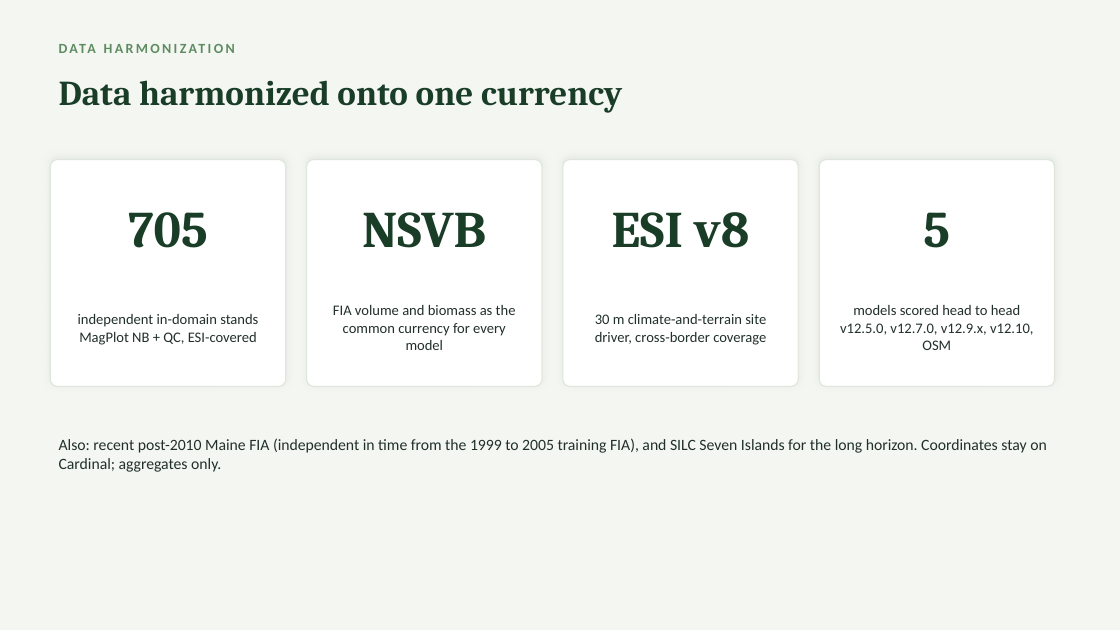
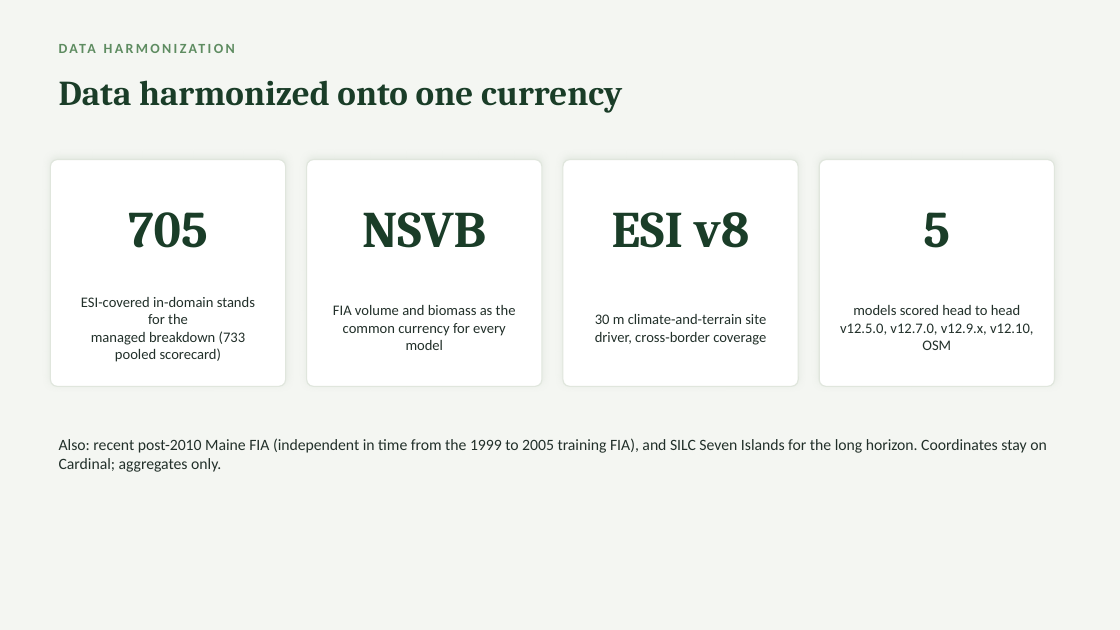
Before and after one commit to holoros/fvs-acd, a slide deck: slide 3 of FVS-ACD_Hennigar_Aug2026.pptx. Drawn at 1120x630 pixels with LibreOffice and Linux fonts; fonts in the diff are those of the drawing. Boxes give left, top, right and bottom in pixels: in the first picture for what was removed or moved away, otherwise in the second. Text is boxed around its words. In the diff, an @@ line names an element or a change of style, - is before the commit and + after.

```diff
--- a/FVS-ACD_Hennigar_Aug2026.pptx
+++ b/FVS-ACD_Hennigar_Aug2026.pptx
@@ text at [81,297,255,362]: text changed @@
-independent in-domain stands
-MagPlot NB + QC, ESI-covered
+ESI-covered in-domain stands for the
+managed breakdown (733 pooled scorecard)
```
Also in this commit, not shown: 3 other slides changed, 2 slides added, 9 other files.
